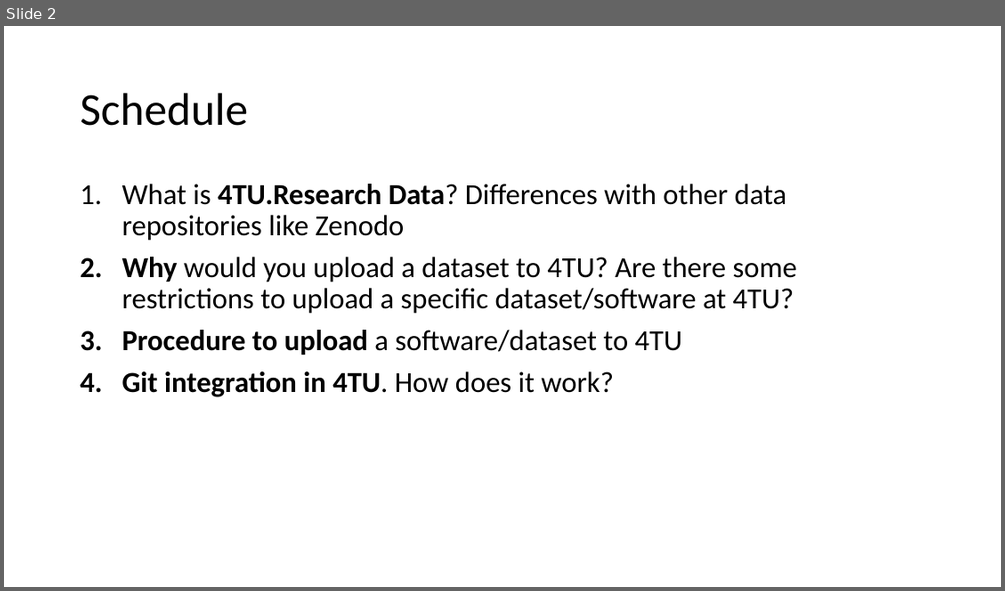
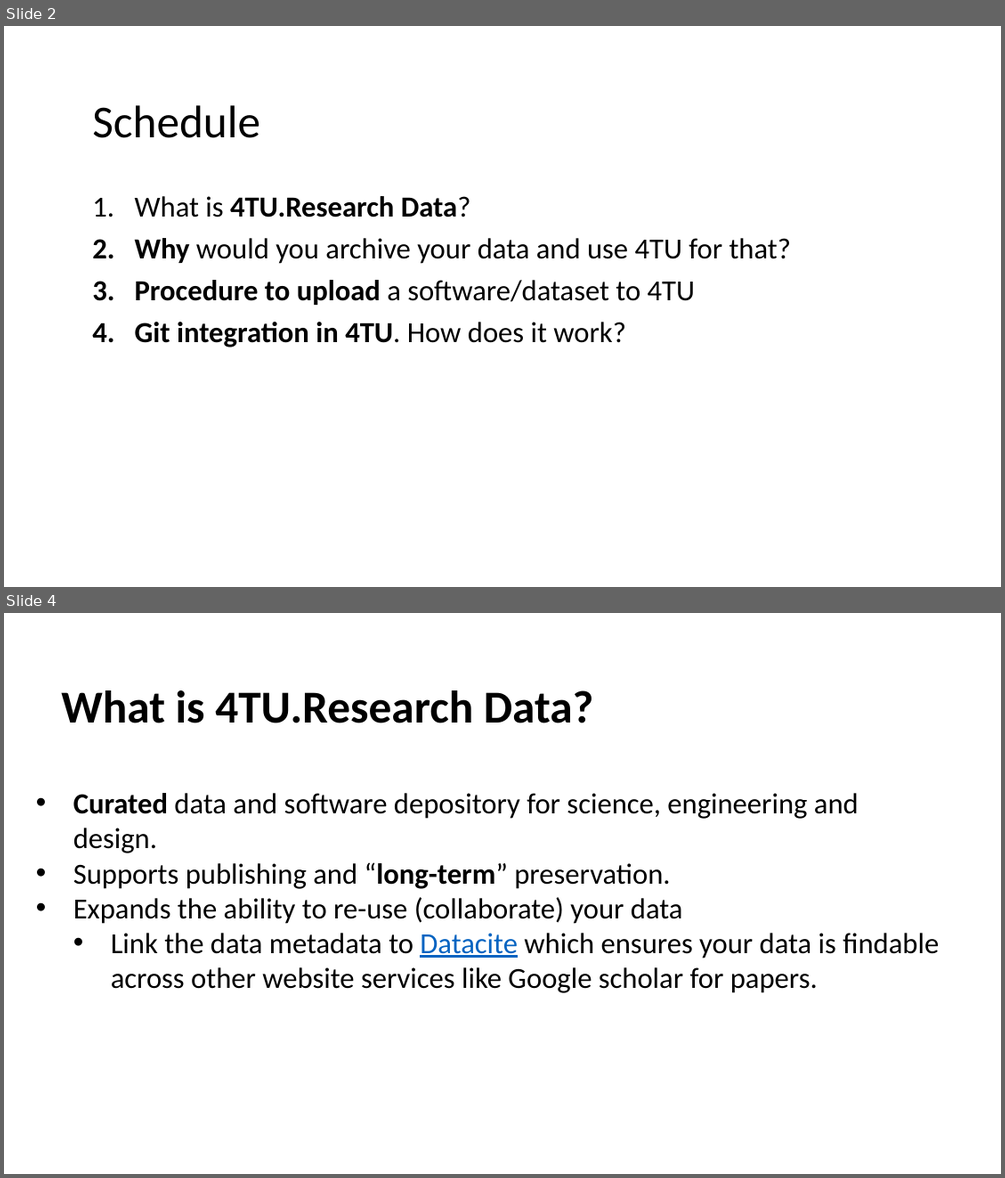
Before and after one commit to leilaicruz/Git4TUmembers_lesson, a slide deck: Get to know 4TU (day 2).pptx. Shown one above the other, each under a label of ours: slide 2 before the commit, slides 2 and 4 after it; the slides between them are not shown. The pictures are 1005x591 and 1005x1178 pixels, drawn with LibreOffice and Linux fonts; fonts in the diff are those of the drawing; background and template pictures are left out. Boxes give left, top, right and bottom in pixels: in the first picture for what was removed or moved away, otherwise in the second. Text is boxed around its words. In the diff, an @@ line names an element or a change of style, - is before the commit and + after.

```diff
--- a/Get to know 4TU (day 2).pptx
+++ b/Get to know 4TU (day 2).pptx
@@ slide 4 added at box(4, 613, 1001, 1174), background #FFFFFF @@
@@ title added at box(61, 690, 594, 723), 44 pt, text #000000, bold @@
+What is 4TU.Research Data?
@@ text added at box(73, 793, 938, 993), 28 pt, text #000000 @@
+• Curated data and software depository for science, engineering and design.
+• Supports publishing and “long-term” preservation.
+• Expands the ability to re-use (collaborate) your data
+  • Link the data metadata to Datacite which ensures your data is findable across other website services like Google scholar for papers.
@@ slide 2 changed as well @@
@@ text "Schedule": place and size @@
-text "Schedule" at box(80, 93, 248, 126)
+text "Schedule" at box(92, 105, 260, 138)
@@ text "What is 4TU.Research Data?": place and size @@
-text "What is 4TU.Research Data?" at box(122, 184, 797, 397)
+text "What is 4TU.Research Data?" at box(135, 196, 791, 347)
@@ text at box(135, 196, 791, 264): text changed @@
-1. What is 4TU.Research Data? Differences with other data repositories like Zenodo
-2. Why would you upload a dataset to 4TU? Are there some restrictions to upload a specific dataset/software at 4TU?
+1. What is 4TU.Research Data?
+2. Why would you archive your data and use 4TU for that?
```
Also in this commit, not shown: 2 other slides changed, 15 other slides added, 2 slides removed, 19 other files.
